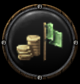
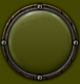
Two versions of the same layered image (80 x 84). Layer-by-layer changes:
removed layer "Layer 2" over [13, 19, 66, 65]
painted on "Layer 1" over [0, 0, 80, 84]
